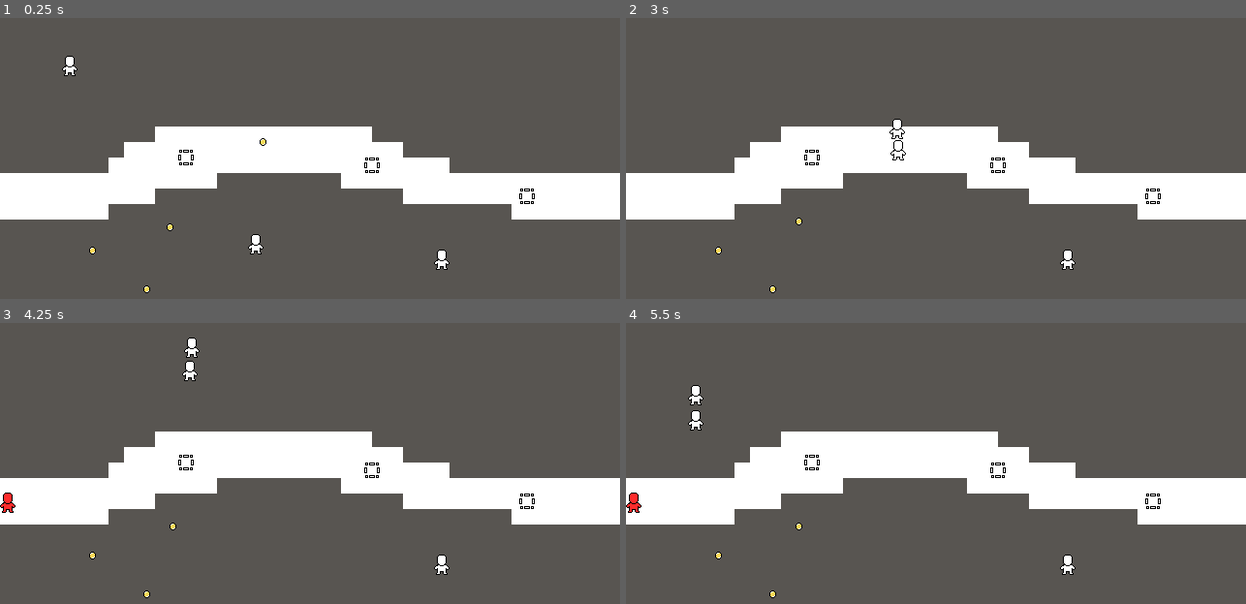
Above: before the commit, frames 1-4 (two rows, left to right).
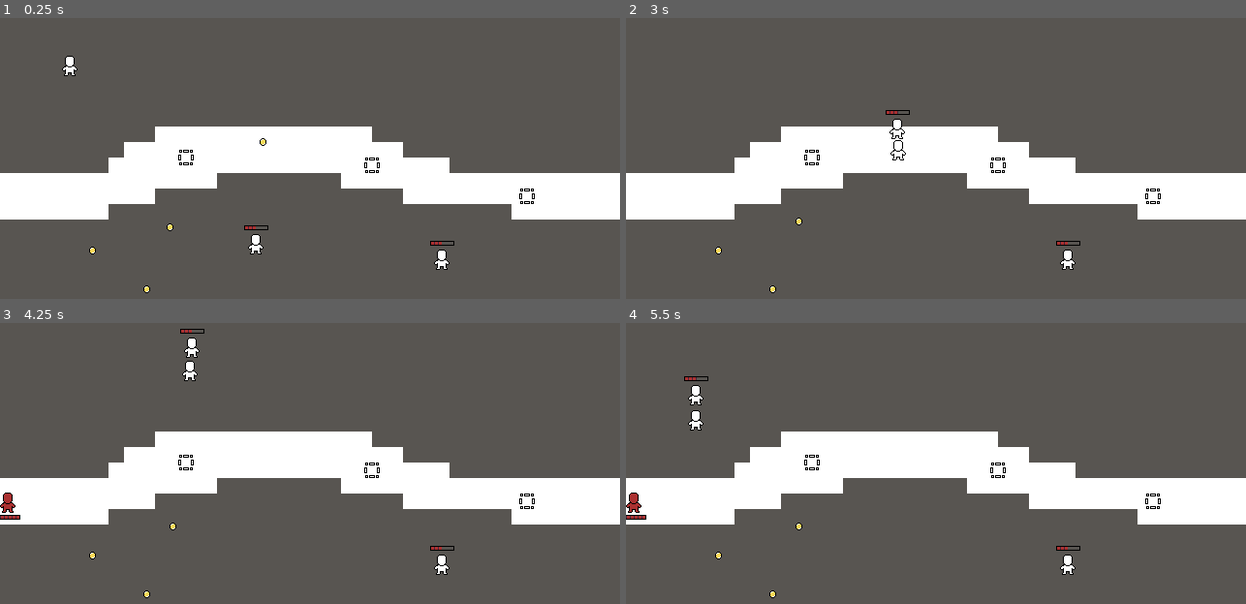
Above: after the commit, the same moments.

Repository: Geminimax/GamingJam2020
Game: Godot game, scene res://Test/CharacterTestScene.tscn
The game is run twice, just before and just after one commit, with the same random seed, the same clock (stepped at 60 frames per second) and the same inputs.
Inputs (mouse positions are in pixels of both pictures, inside the frame that each line leads up to):
- Up to frame 1 (0.25 s): no input
- Up to frame 2 (3 s): tap Enter at 0.5 s; move the mouse to (1072, 158) at 0.52 s; hold Right (move_right) 0.53-1.28 s; tap Z (drop_tower) at 0.6, 2.85 s; move the mouse to (812, 195) at 1.27 s; hold S (move_down) 1.28-2.03 s; click (812, 195) at 1.35 s; move the mouse to (998, 99) at 2.02 s; hold Right (move_right) 2.03-2.78 s; right-click (998, 99) at 2.1 s; move the mouse to (905, 245) at 2.77 s; hold Up (move_up) from 2.78 s (still down)
- Up to frame 3 (4.25 s): move the mouse to (496, 533) at 3.52 s; release Up (move_up) at 3.53 s; hold A (move_left) from 3.53 s (still down); click (496, 533) at 3.6 s
- Up to frame 4 (5.5 s): move the mouse to (750, 429) at 4.27 s; right-click (750, 429) at 4.35 s; move the mouse to (967, 483) at 5.02 s; release A (move_left) at 5.03 s; hold S (move_down) from 5.03 s (still down); tap Z (drop_tower) at 5.1 s

The runs differ from the first frame. In frame 1, 0.1% of the frame differs, in the area x 39-74%, y 73-82%; in frame 2, 0.1%; in frame 3, 0.2%; in frame 4, 0.2%, in the area x 0-74%, y 18-82%.

Commit message:
Tower attack implementation

Diff:
--- a/Nodes/Character/Enemy/BaseEnemy.gd
+++ /dev/null
@@ -1,36 +0,0 @@
-extends "res://Nodes/Combat/CombatStats.gd"
-
-var path = PoolVector2Array() setget set_path
-
-var pos: Vector2
-
-func _ready():
-    set_process(false)
-
-func _process(delta):
-    var move_dist = speed * delta
-    move_along_path(move_dist)
-
-func move_along_path(distance: float):
-    var start_point = pos
-    for i in range(path.size()):
-        var distance_to_next = start_point.distance_to(path[0])
-        if distance <= distance_to_next and distance >= 0.0:
-            pos = start_point.linear_interpolate(path[0], distance / distance_to_next)
-            break
-        elif path.size() == 1 and distance > distance_to_next:
-            pos = path[0]
-            set_process(false)
-            handle_enemy_reaching_end()
-        distance -= distance_to_next
-        start_point = path[0]
-        path.remove(0)
-
-func handle_enemy_reaching_end():
-    queue_free()
-
-func set_path(value: PoolVector2Array):
-    path = value
-    if value.size() == 0:
-        return
-    set_process(true)
--- a/Nodes/Character/Enemy/BaseEnemy.tscn
+++ /dev/null
@@ -1,15 +0,0 @@
-[gd_scene load_steps=3 format=2]
-
-[ext_resource path="res://Assets/Sprites/AllyPlaceholder.png" type="Texture" id=1]
-[ext_resource path="res://Nodes/Character/Enemy/BaseEnemy.gd" type="Script" id=2]
-
-[node name="BaseEnemy" type="Node2D"]
-script = ExtResource( 2 )
-
-[node name="Sprite" type="Sprite" parent="."]
-modulate = Color( 1, 0.176471, 0.176471, 1 )
-texture = ExtResource( 1 )
-
-[node name="Caminho" type="Line2D" parent="."]
-points = PoolVector2Array( -0.0303802, 0.282173 )
-default_color = Color( 1, 0.14902, 0.905882, 1 )
--- a/Nodes/Character/Enemy/EnemySpawner.tscn
+++ b/Nodes/Character/Enemy/EnemySpawner.tscn
@@ -4,7 +4,7 @@
 [ext_resource path="res://Nodes/Character/Enemy/GenericEnemy.tscn" type="PackedScene" id=2]
 [ext_resource path="res://Nodes/Character/Enemy/RareEnemy.tscn" type="PackedScene" id=3]
 
-[node name="Node2D" type="Node2D"]
+[node name="EnemySpawner" type="Node2D"]
 script = ExtResource( 1 )
 GenericEnemy = ExtResource( 2 )
 RareEnemy = ExtResource( 3 )
--- a/Nodes/Character/Enemy/GenericEnemy.gd
+++ b/Nodes/Character/Enemy/GenericEnemy.gd
@@ -1,10 +1,12 @@
 extends Node2D
 
 var path = PoolVector2Array() setget set_path
-
+onready var combat_stats = $CombatStats
 func _ready():
-    $Area2D/CollisionShape2D.shape.radius = $CombatStats.attack_range
+    $AttackRadius/CollisionShape2D.shape.radius = $CombatStats.attack_range
     set_process(false)
+    $SpriteHealthBar.combat_stats = combat_stats
+    $DetectionArea.controller = self
 
 func _process(delta):
     var move_dist = $CombatStats.speed * delta
@@ -33,3 +35,12 @@
     if value.size() == 0:
         return
     set_process(true)
+
+
+func _on_CombatStats_death():
+    queue_free()
+
+
+func _on_CombatStats_health_changed():
+    $CPUParticles2D.restart()
+    $AnimationPlayer.play("TakeDamage")
--- a/Nodes/Character/Enemy/GenericEnemy.tscn
+++ b/Nodes/Character/Enemy/GenericEnemy.tscn
@@ -1,27 +1,77 @@
-[gd_scene load_steps=5 format=2]
+[gd_scene load_steps=11 format=2]
 
-[ext_resource path="res://Assets/Sprites/AllyPlaceholder.png" type="Texture" id=1]
+[ext_resource path="res://Assets/Sprites/EnemyPlaceholder.png" type="Texture" id=1]
 [ext_resource path="res://Nodes/Character/Enemy/GenericEnemy.gd" type="Script" id=2]
 [ext_resource path="res://Nodes/Combat/CombatStats.tscn" type="PackedScene" id=3]
+[ext_resource path="res://Nodes/UI/SpriteHealthBar.tscn" type="PackedScene" id=4]
+[ext_resource path="res://Nodes/ControllerArea.tscn" type="PackedScene" id=5]
+[ext_resource path="res://Assets/Sprites/circleDot2.png" type="Texture" id=6]
 
-[sub_resource type="CircleShape2D" id=1]
+[sub_resource type="CircleShape2D" id=4]
+radius = 16.0
+
+[sub_resource type="CircleShape2D" id=3]
+
+[sub_resource type="Animation" id=5]
+resource_name = "TakeDamage"
+length = 0.2
+tracks/0/type = "value"
+tracks/0/path = NodePath("Sprite:scale")
+tracks/0/interp = 1
+tracks/0/loop_wrap = true
+tracks/0/imported = false
+tracks/0/enabled = true
+tracks/0/keys = {
+"times": PoolRealArray( 0, 0.2 ),
+"transitions": PoolRealArray( 1, 1 ),
+"update": 0,
+"values": [ Vector2( 1.1, 1.1 ), Vector2( 1, 1 ) ]
+}
+
+[sub_resource type="Curve" id=6]
+_data = [ Vector2( 0, 1 ), 0.0, 0.0, 0, 0, Vector2( 0.644796, 0 ), 0.0, 0.0, 0, 0 ]
 
 [node name="GenericEnemy" type="Node2D"]
 script = ExtResource( 2 )
 
 [node name="Sprite" type="Sprite" parent="."]
-modulate = Color( 1, 0.176471, 0.176471, 1 )
 texture = ExtResource( 1 )
 
-[node name="Caminho" type="Line2D" parent="."]
-points = PoolVector2Array( -0.0303802, 0.282173 )
-default_color = Color( 1, 0.14902, 0.905882, 1 )
-
 [node name="CombatStats" parent="." instance=ExtResource( 3 )]
+max_health = 10
+health = 10
 speed = 100.0
 attack_range = 20.0
 
-[node name="Area2D" type="Area2D" parent="."]
+[node name="DetectionArea" parent="." instance=ExtResource( 5 )]
+collision_layer = 8
 
-[node name="CollisionShape2D" type="CollisionShape2D" parent="Area2D"]
-shape = SubResource( 1 )
+[node name="CollisionShape2D" type="CollisionShape2D" parent="DetectionArea"]
+shape = SubResource( 4 )
+
+[node name="AttackRadius" type="Area2D" parent="."]
+collision_layer = 0
+collision_mask = 0
+
+[node name="CollisionShape2D" type="CollisionShape2D" parent="AttackRadius"]
+shape = SubResource( 3 )
+
+[node name="SpriteHealthBar" parent="." instance=ExtResource( 4 )]
+position = Vector2( 0, 8 )
+
+[node name="AnimationPlayer" type="AnimationPlayer" parent="."]
+anims/TakeDamage = SubResource( 5 )
+
+[node name="CPUParticles2D" type="CPUParticles2D" parent="."]
+emitting = false
+amount = 20
+one_shot = true
+explosiveness = 1.0
+texture = ExtResource( 6 )
+spread = 180.0
+gravity = Vector2( 0, 0 )
+initial_velocity = 80.0
+linear_accel = -200.0
+scale_amount_curve = SubResource( 6 )
+[connection signal="death" from="CombatStats" to="." method="_on_CombatStats_death"]
+[connection signal="health_changed" from="CombatStats" to="." method="_on_CombatStats_health_changed"]
--- a/Nodes/Character/Enemy/RareEnemy.gd
+++ /dev/null
@@ -1,4 +0,0 @@
-extends "res://Nodes/Character/Enemy/GenericEnemy.gd"
-
-func _ready():
-    $Area2D/CollisionShape2D.shape.radius = $CombatStats.attack_range
--- a/Nodes/Character/Enemy/RareEnemy.tscn
+++ b/Nodes/Character/Enemy/RareEnemy.tscn
@@ -1,28 +1,8 @@
-[gd_scene load_steps=5 format=2]
+[gd_scene load_steps=2 format=2]
 
-[ext_resource path="res://Assets/Sprites/AllyPlaceholder.png" type="Texture" id=1]
-[ext_resource path="res://Nodes/Character/Enemy/RareEnemy.gd" type="Script" id=2]
-[ext_resource path="res://Nodes/Combat/CombatStats.tscn" type="PackedScene" id=3]
+[ext_resource path="res://Nodes/Character/Enemy/GenericEnemy.tscn" type="PackedScene" id=1]
 
-[sub_resource type="CircleShape2D" id=1]
-radius = 33.0417
+[node name="RareEnemy" instance=ExtResource( 1 )]
 
-[node name="RareEnemy" type="Node2D"]
-script = ExtResource( 2 )
-
-[node name="Sprite" type="Sprite" parent="."]
-modulate = Color( 0, 1, 0.0627451, 1 )
-texture = ExtResource( 1 )
-
-[node name="Caminho" type="Line2D" parent="."]
-points = PoolVector2Array( -0.0303802, 0.282173 )
-default_color = Color( 1, 0.14902, 0.905882, 1 )
-
-[node name="CombatStats" parent="." instance=ExtResource( 3 )]
-speed = 200.0
-attack_range = 20.0
-
-[node name="Area2D" type="Area2D" parent="."]
-
-[node name="CollisionShape2D" type="CollisionShape2D" parent="Area2D"]
-shape = SubResource( 1 )
+[node name="Sprite" parent="." index="0"]
+modulate = Color( 0.0313726, 1, 0, 1 )
--- a/Nodes/Character/Tower/TowerCharacterController.gd
+++ b/Nodes/Character/Tower/TowerCharacterController.gd
@@ -1,6 +1,6 @@
 extends "res://Nodes/Character/BaseCharacterController.gd"
 enum STATE{INACTIVE,DEFAULT, PICKUP}
-const ATTACK_RANGE_MULTI = 10
+const ATTACK_RANGE_MULTI = 50
 var state = STATE.INACTIVE
 var positioned_spot = null
 onready var combat_stats : CombatStats = $TowerCombatStats
@@ -8,6 +8,7 @@
 
 func _ready():
     $PhysicCharacterBody/CharacterCollectionArea.controller = self
+    $PhysicCharacterBody/SpriteHealthBar.combat_stats = combat_stats
     update_stats()
 
 func pickup_range_entered():
@@ -35,6 +36,7 @@
 
 
 func _on_AttackRange_area_entered(area):
+    print("Enemy range entered")
     if(area.controller.combat_stats):
         combat_stats.add_valid_target(area.controller.combat_stats)
 
--- a/Nodes/Character/Tower/TowerCharacterController.tscn
+++ b/Nodes/Character/Tower/TowerCharacterController.tscn
@@ -1,11 +1,12 @@
-[gd_scene load_steps=12 format=2]
+[gd_scene load_steps=13 format=2]
 
 [ext_resource path="res://Nodes/Character/Tower/TowerCharacterController.gd" type="Script" id=1]
 [ext_resource path="res://Nodes/Character/BaseCharacterController.tscn" type="PackedScene" id=2]
-[ext_resource path="res://Nodes/CharacterCollectionArea.tscn" type="PackedScene" id=3]
+[ext_resource path="res://Nodes/ControllerArea.tscn" type="PackedScene" id=3]
 [ext_resource path="res://Assets/Sprites/Selector.png" type="Texture" id=4]
 [ext_resource path="res://Assets/Sprites/AllyPlaceholder.png" type="Texture" id=5]
 [ext_resource path="res://Nodes/Combat/TowerCombatStats.tscn" type="PackedScene" id=6]
+[ext_resource path="res://Nodes/UI/SpriteHealthBar.tscn" type="PackedScene" id=7]
 
 [sub_resource type="SpriteFrames" id=1]
 animations = [ {
@@ -15,13 +16,12 @@
 "speed": 5.0
 } ]
 
-[sub_resource type="CircleShape2D" id=5]
+[sub_resource type="CircleShape2D" id=2]
 
-[sub_resource type="CircleShape2D" id=6]
+[sub_resource type="CircleShape2D" id=3]
 radius = 64.0
 
-[sub_resource type="Animation" id=3]
-resource_name = "Default"
+[sub_resource type="Animation" id=4]
 tracks/0/type = "value"
 tracks/0/path = NodePath("AnimatedSprite:position")
 tracks/0/interp = 1
@@ -102,10 +102,18 @@
 texture = ExtResource( 4 )
 
 [node name="AnimationPlayer" type="AnimationPlayer" parent="PhysicCharacterBody" index="5"]
-anims/Default = SubResource( 3 )
-anims/Squish = SubResource( 4 )
+anims/Default = SubResource( 4 )
+anims/Squish = SubResource( 5 )
+
+[node name="SpriteHealthBar" parent="PhysicCharacterBody" index="6" instance=ExtResource( 7 )]
+position = Vector2( 0, -24 )
 
 [node name="TowerCombatStats" parent="." index="1" instance=ExtResource( 6 )]
+max_health = 10
+health = 5
+attack_range = 1.0
+attack_speed = 2.0
+attack_damage = 3.0
 [connection signal="area_entered" from="PhysicCharacterBody/AttackRange" to="." method="_on_AttackRange_area_entered"]
 [connection signal="area_exited" from="PhysicCharacterBody/AttackRange" to="." method="_on_AttackRange_area_exited"]
 
--- a/Nodes/CharacterCollectionArea.tscn
+++ /dev/null
@@ -1,8 +0,0 @@
-[gd_scene load_steps=2 format=2]
-
-[ext_resource path="res://Nodes/CharacterCollectionArea.gd" type="Script" id=1]
-
-[node name="CharacterCollectionArea" type="Area2D"]
-collision_layer = 2
-collision_mask = 0
-script = ExtResource( 1 )
--- a/Nodes/Combat/CombatStats.gd
+++ b/Nodes/Combat/CombatStats.gd
@@ -1,6 +1,7 @@
 extends Node
 class_name CombatStats
 signal death
+signal health_changed
 const BASE_ATTACK_TIME = 1.0
 export (int) var max_health
 export (int) var health
@@ -14,10 +15,13 @@
     target.take_damage(attack_damage)
 
 func take_damage(damage_amount):
+    var initial_health = health
     health -= damage_amount
     if health <= 0:
         emit_signal("death")
     health = clamp(0,health,max_health)
+    if health != initial_health:
+        emit_signal("health_changed")
 
 func add_valid_target(target : CombatStats):
     #If target isn't present:
--- /dev/null
+++ b/Nodes/ControllerArea.tscn
@@ -0,0 +1,8 @@
+[gd_scene load_steps=2 format=2]
+
+[ext_resource path="res://Nodes/ControllerArea.gd" type="Script" id=1]
+
+[node name="ControllerArea" type="Area2D"]
+collision_layer = 2
+collision_mask = 0
+script = ExtResource( 1 )
--- /dev/null
+++ b/Nodes/UI/BaseHealthbar.gd
@@ -0,0 +1,14 @@
+extends Node2D
+
+var combat_stats : CombatStats setget set_combat_stats
+
+func set_combat_stats(value):
+    combat_stats = value
+    combat_stats.connect("health_changed",self,"on_health_changed")
+    on_health_changed()
+
+func update_health_bar_value(current_value,max_value):
+    pass
+
+func on_health_changed():
+    update_health_bar_value(combat_stats.health, combat_stats.max_health)
--- /dev/null
+++ b/Nodes/UI/BaseHealthbar.tscn
@@ -0,0 +1,6 @@
+[gd_scene load_steps=2 format=2]
+
+[ext_resource path="res://Nodes/UI/BaseHealthbar.gd" type="Script" id=1]
+
+[node name="BaseHealthbar" type="Node2D"]
+script = ExtResource( 1 )
--- /dev/null
+++ b/Nodes/UI/SpriteHealthBar.gd
@@ -0,0 +1,14 @@
+extends "res://Nodes/UI/BaseHealthbar.gd"
+export (int) var sprite_base_width
+export (int) var sprite_base_height
+onready var fill = $Fill
+onready var frame = $Frame
+func _ready():
+    fill.region_rect.size.y = sprite_base_height
+    frame.region_rect.size.x = sprite_base_width
+    frame.region_rect.size.y = sprite_base_height
+
+func update_health_bar_value(current_value,max_value):
+    var fill_amount = float(current_value)/float(max(1,max_value))
+    fill.region_rect.size.x = fill_amount * sprite_base_width
+    position.x = -sprite_base_width/2
--- /dev/null
+++ b/Nodes/UI/SpriteHealthBar.tscn
@@ -0,0 +1,23 @@
+[gd_scene load_steps=5 format=2]
+
+[ext_resource path="res://Nodes/UI/BaseHealthbar.tscn" type="PackedScene" id=1]
+[ext_resource path="res://Nodes/UI/SpriteHealthBar.gd" type="Script" id=2]
+[ext_resource path="res://Assets/Sprites/UI/healthbar-big-fill.png" type="Texture" id=3]
+[ext_resource path="res://Assets/Sprites/UI/healthbar-big-frame.png" type="Texture" id=4]
+
+[node name="SpriteHealthBar" instance=ExtResource( 1 )]
+script = ExtResource( 2 )
+sprite_base_width = 25
+sprite_base_height = 16
+
+[node name="Fill" type="Sprite" parent="." index="0"]
+texture = ExtResource( 3 )
+centered = false
+region_enabled = true
+region_rect = Rect2( 0, 0, 25, 16 )
+
+[node name="Frame" type="Sprite" parent="." index="1"]
+texture = ExtResource( 4 )
+centered = false
+region_enabled = true
+region_rect = Rect2( 0, 0, 25, 16 )
--- a/Resource/Wave.tres
+++ b/Resource/Wave.tres
@@ -2,7 +2,8 @@
 
 [ext_resource path="res://Resource/Wave.gd" type="Script" id=1]
 [ext_resource path="res://Resource/EnemyConfiguration.gd" type="Script" id=2]
-[ext_resource path="res://Nodes/CharacterCollectionArea.tscn" type="PackedScene" id=3]
+[ext_resource path="res://Nodes/ControllerArea.tscn" type="PackedScene" id=3]
+
 
 [sub_resource type="Resource" id=1]
 script = ExtResource( 2 )
Binary file added: Assets/Sprites/UI/healthbar-big-fill.png
Not shown, added: Assets/Sprites/UI/healthbar-big-fill.png.import
Binary file added: Assets/Sprites/UI/healthbar-big-frame.png
Not shown, added: Assets/Sprites/UI/healthbar-big-frame.png.import
Binary file added: Assets/Sprites/circleDot2.png
Not shown, added: Assets/Sprites/circleDot2.png.import
Not shown: 2 places in Nodes/Character/Tower/TowerCharacterController.tscn that only renumber resources
Renamed: Nodes/CharacterCollectionArea.gd -> Nodes/ControllerArea.gd
